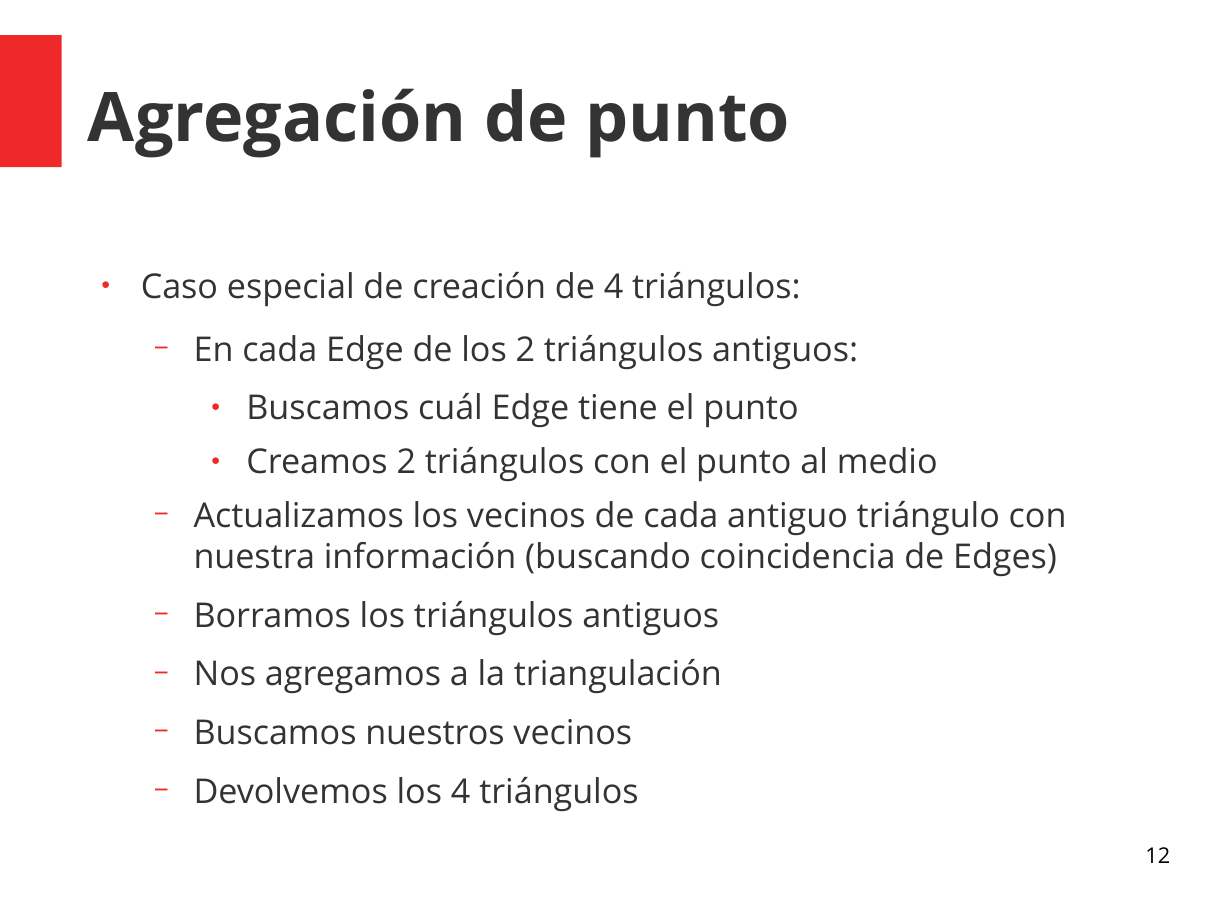
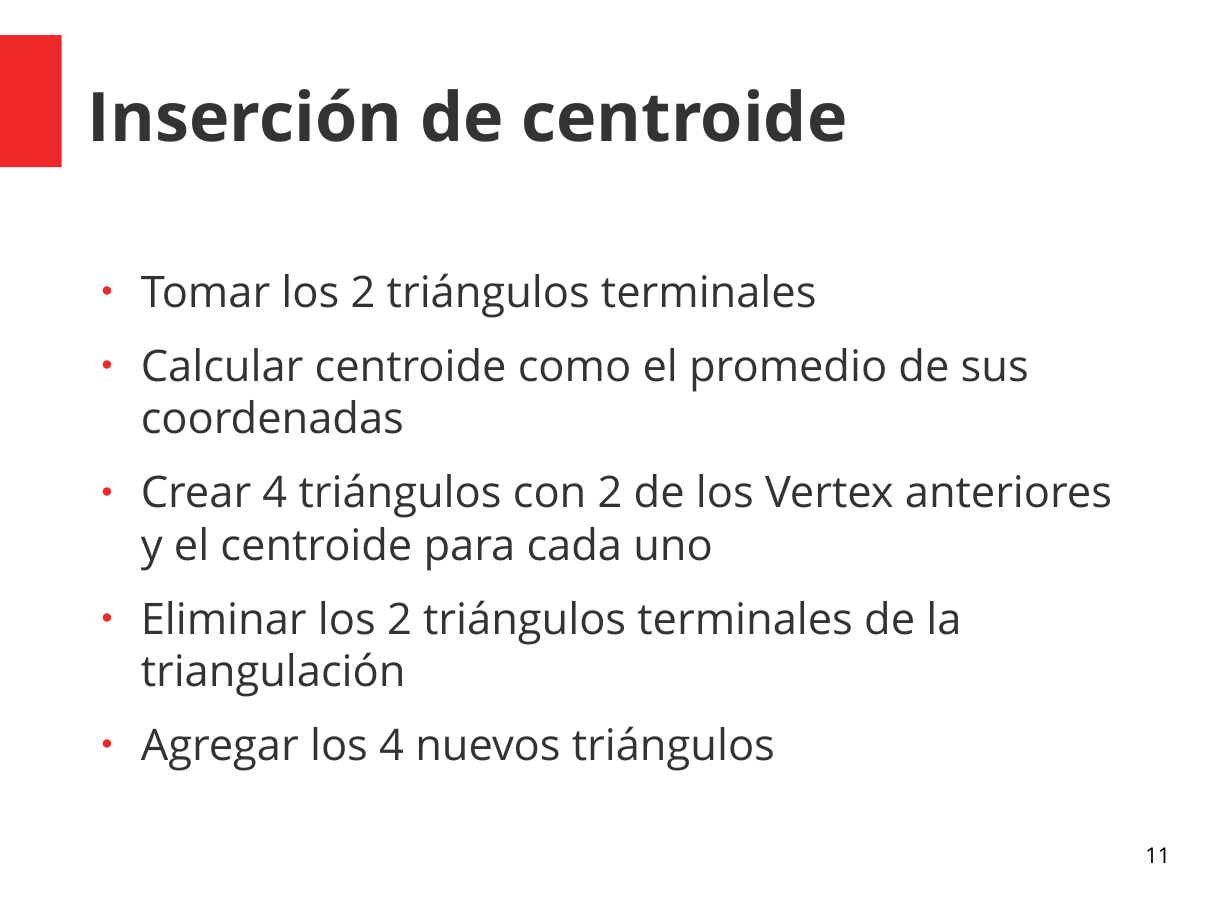
Before and after one commit to KaiLuQiu/LeppDelaunay, a slide deck: slide 11 of Presentación/Presentacion Avance Tarea 2.odp (slide 12 before the commit). Drawn at 1232x924 pixels with LibreOffice and Linux fonts; fonts in the diff are those of the drawing. Boxes give left, top, right and bottom in pixels: in the first picture for what was removed or moved away, otherwise in the second. Text is boxed around its words. In the diff, an @@ line names an element or a change of style, - is before the commit and + after.

```diff
--- a/Presentación/Presentacion Avance Tarea 2.odp
+++ b/Presentación/Presentacion Avance Tarea 2.odp
@@ title at box(88, 88, 847, 142): text changed @@
-Agregación de punto
+Inserción de centroide
@@ text at box(141, 273, 1112, 771): text changed; size 22 to 28 pt @@
-● Caso especial de creación de 4 triángulos:
-  − En cada Edge de los 2 triángulos antiguos:
-    ● Buscamos cuál Edge tiene el punto
-    ● Creamos 2 triángulos con el punto al medio
-  − Actualizamos los vecinos de cada antiguo triángulo con nuestra información (buscando coincidencia de Edges)
-  − Borramos los triángulos antiguos
-  − Nos agregamos a la triangulación
-  − Buscamos nuestros vecinos
-  − Devolvemos los 4 triángulos
+● Tomar los 2 triángulos terminales
+● Calcular centroide como el promedio de sus coordenadas
+● Crear 4 triángulos con 2 de los Vertex anteriores y el centroide para cada uno
+● Eliminar los 2 triángulos terminales de la triangulación
+● Agregar los 4 nuevos triángulos
@@ page number at box(1145, 847, 1170, 863): text changed @@
-12
+11
```
Also in this commit, not shown: 3 other slides changed, 6 slides added, 16 slides removed, 13 other files.
